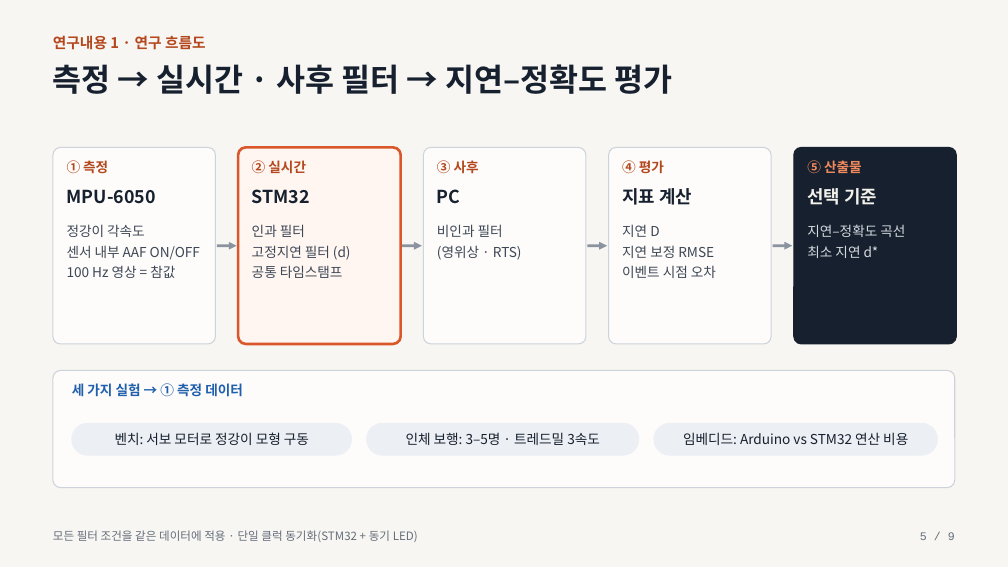
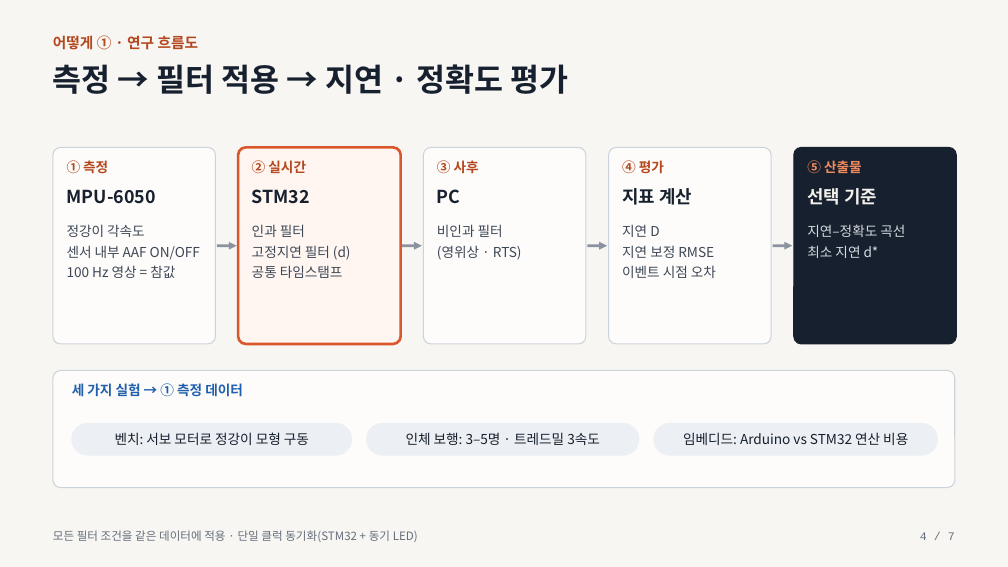
Before and after one commit to everyss/26-2_Sensors_Actuators, a slide deck: slide 4 of slides/midterm_presentation.pptx (slide 5 before the commit). Drawn at 1008x567 pixels with LibreOffice and Linux fonts; fonts in the diff are those of the drawing. Boxes give left, top, right and bottom in pixels: in the first picture for what was removed or moved away, otherwise in the second. Text is boxed around its words. In the diff, an @@ line names an element or a change of style, - is before the commit and + after.

```diff
--- a/slides/midterm_presentation.pptx
+++ b/slides/midterm_presentation.pptx
@@ text at (53,35,199,50): text changed @@
-연구내용 1 · 연구 흐름도
+어떻게 ① · 연구 흐름도
@@ text at (53,64,568,94): text changed @@
-측정 → 실시간 · 사후 필터 → 지연–정확도 평가
+측정 → 필터 적용 → 지연 · 정확도 평가
@@ text at (920,532,955,540): text changed @@
-5 / 9
+4 / 7
```
Also in this commit, not shown: 5 other slides changed, 1 slide added, 3 slides removed, 3 other files.
